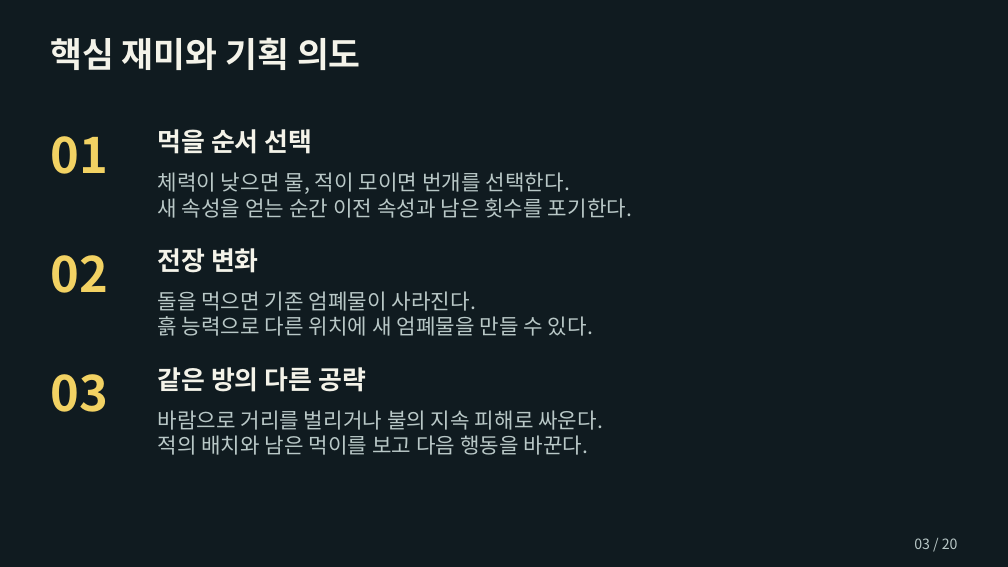
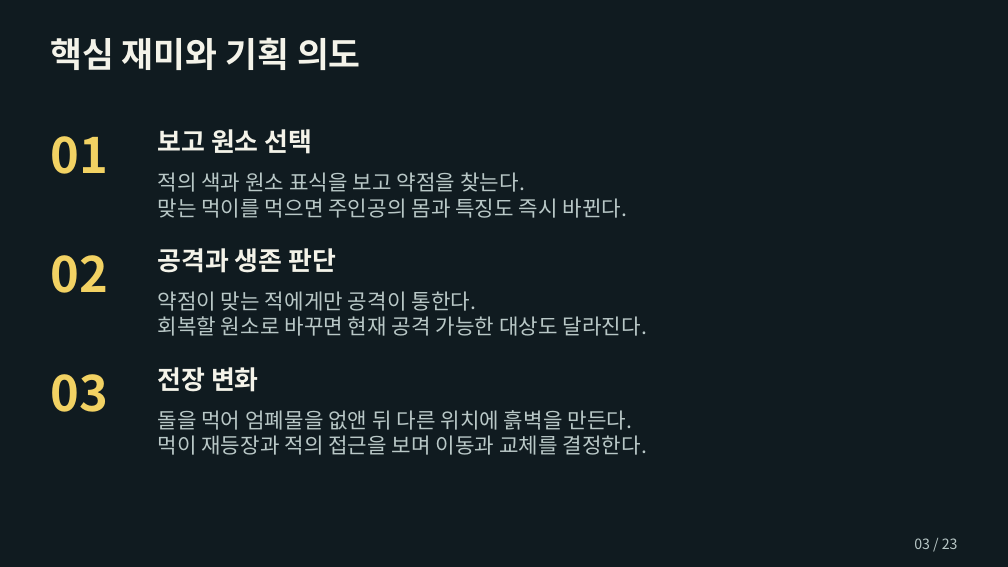
Before and after one commit to chanwhee0330/element-eater, a slide deck: slide 3 of outputs/엘리먼트_이터_기획서_허찬휘.pptx. Drawn at 1008x567 pixels with LibreOffice and Linux fonts; fonts in the diff are those of the drawing. Boxes give left, top, right and bottom in pixels: in the first picture for what was removed or moved away, otherwise in the second. Text is boxed around its words. In the diff, an @@ line names an element or a change of style, - is before the commit and + after.

```diff
--- a/outputs/엘리먼트_이터_기획서_허찬휘.pptx
+++ b/outputs/엘리먼트_이터_기획서_허찬휘.pptx
@@ text at (158, 129, 313, 154): text changed @@
-먹을 순서 선택
+보고 원소 선택
@@ text at (158, 172, 628, 218): text changed @@
-체력이 낮으면 물, 적이 모이면 번개를 선택한다.
-새 속성을 얻는 순간 이전 속성과 남은 횟수를 포기한다.
+적의 색과 원소 표식을 보고 약점을 찾는다.
+맞는 먹이를 먹으면 주인공의 몸과 특징도 즉시 바뀐다.
@@ text at (158, 248, 337, 273): text changed @@
-전장 변화
+공격과 생존 판단
@@ text at (158, 291, 648, 336): text changed @@
-돌을 먹으면 기존 엄폐물이 사라진다.
-흙 능력으로 다른 위치에 새 엄폐물을 만들 수 있다.
+약점이 맞는 적에게만 공격이 통한다.
+회복할 원소로 바꾸면 현재 공격 가능한 대상도 달라진다.
@@ text at (158, 367, 259, 392): text changed @@
-같은 방의 다른 공략
+전장 변화
@@ text at (158, 410, 648, 455): text changed @@
-바람으로 거리를 벌리거나 불의 지속 피해로 싸운다.
-적의 배치와 남은 먹이를 보고 다음 행동을 바꾼다.
+돌을 먹어 엄폐물을 없앤 뒤 다른 위치에 흙벽을 만든다.
+먹이 재등장과 적의 접근을 보며 이동과 교체를 결정한다.
@@ text at (914, 538, 958, 549): text changed @@
-03 / 20
+03 / 23
```
Also in this commit, not shown: 19 other slides changed, 3 slides added, 10 other files.
